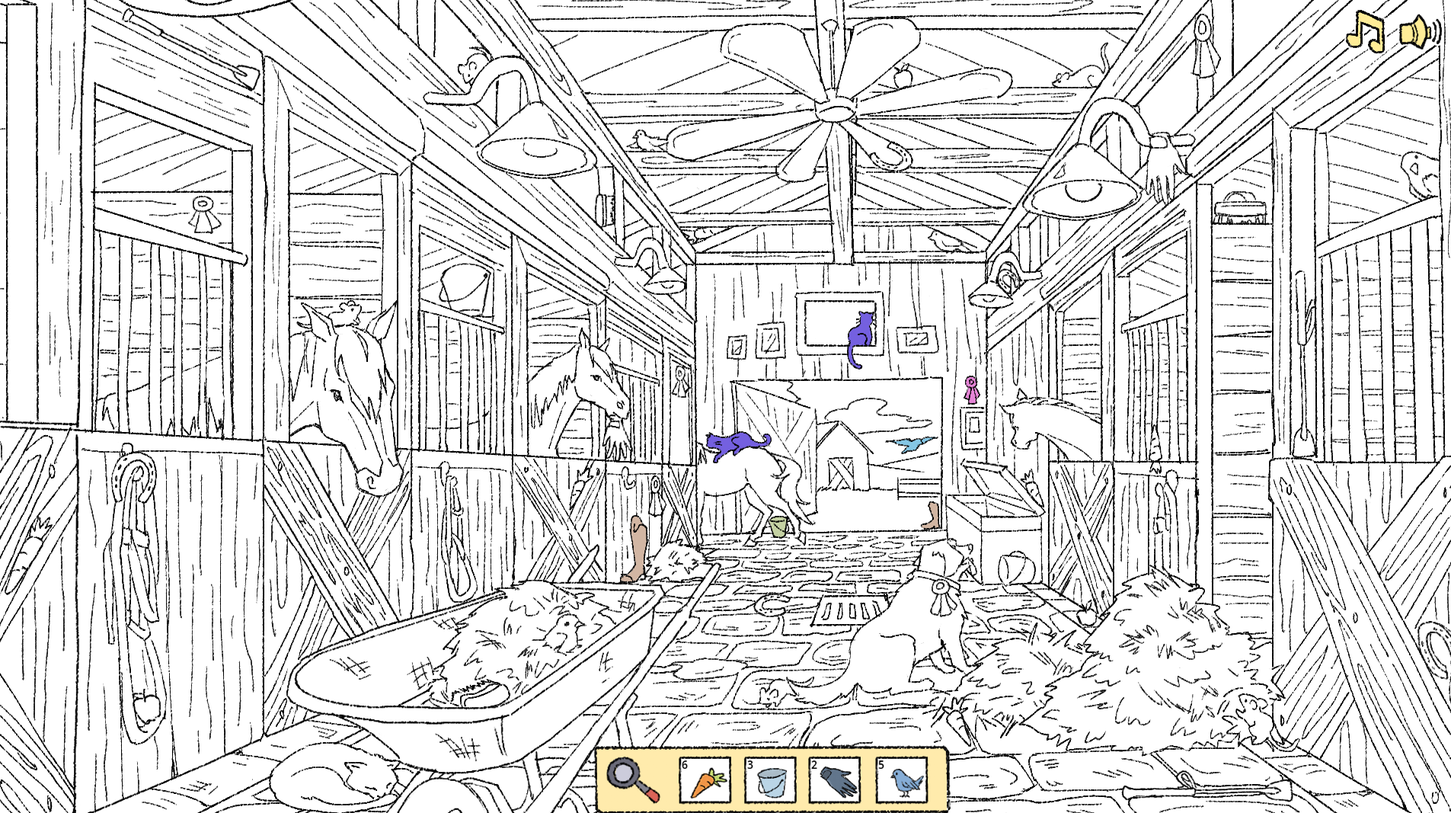
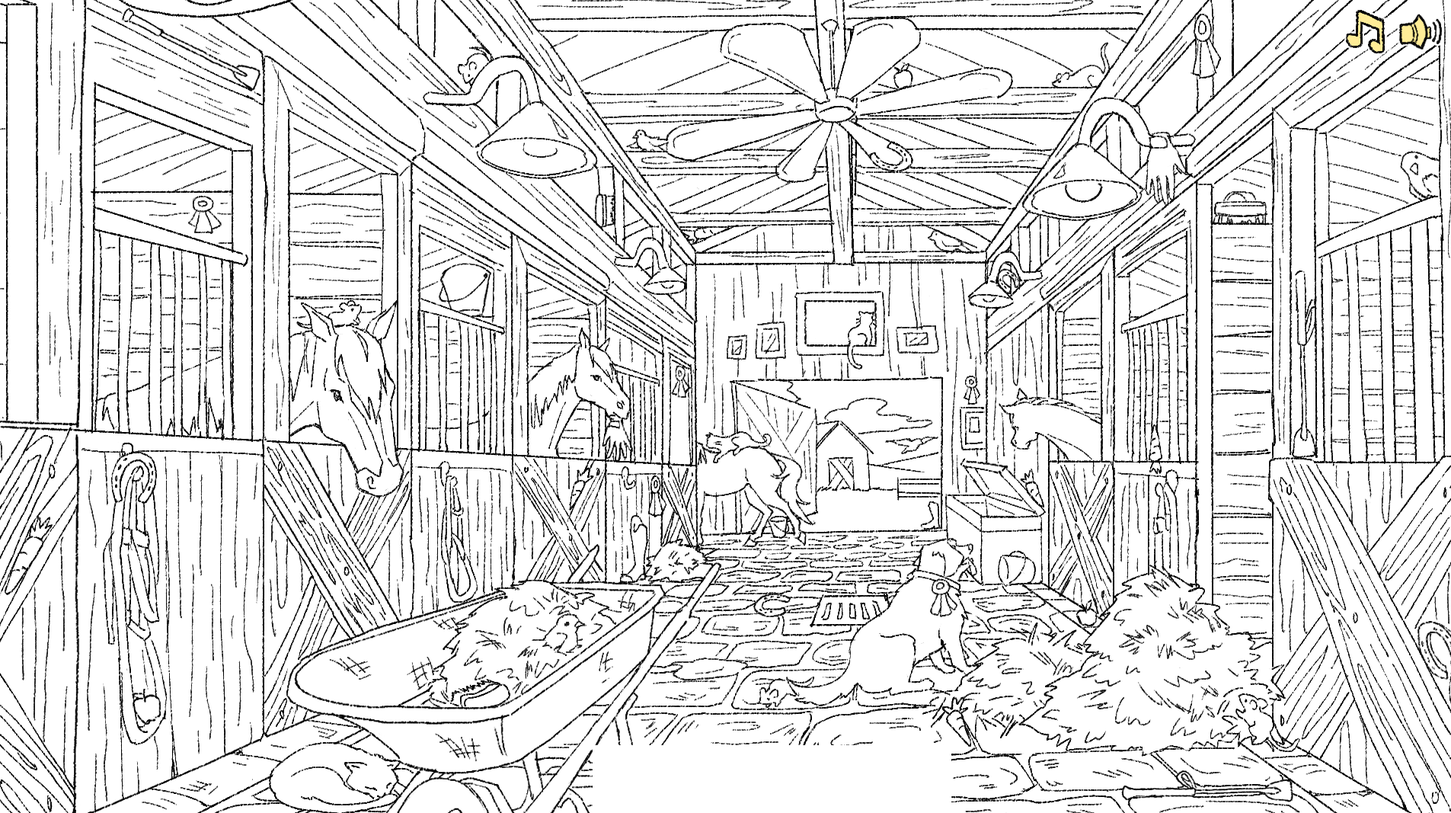
Layers edited between the first and the second w=1451, h=813 image:
removed layer "lines" (was multiply) over [592, 311, 980, 813]
hid "objets", painted on it over [620, 311, 980, 582]
showed "bw", painted on it over [592, 311, 980, 813]
